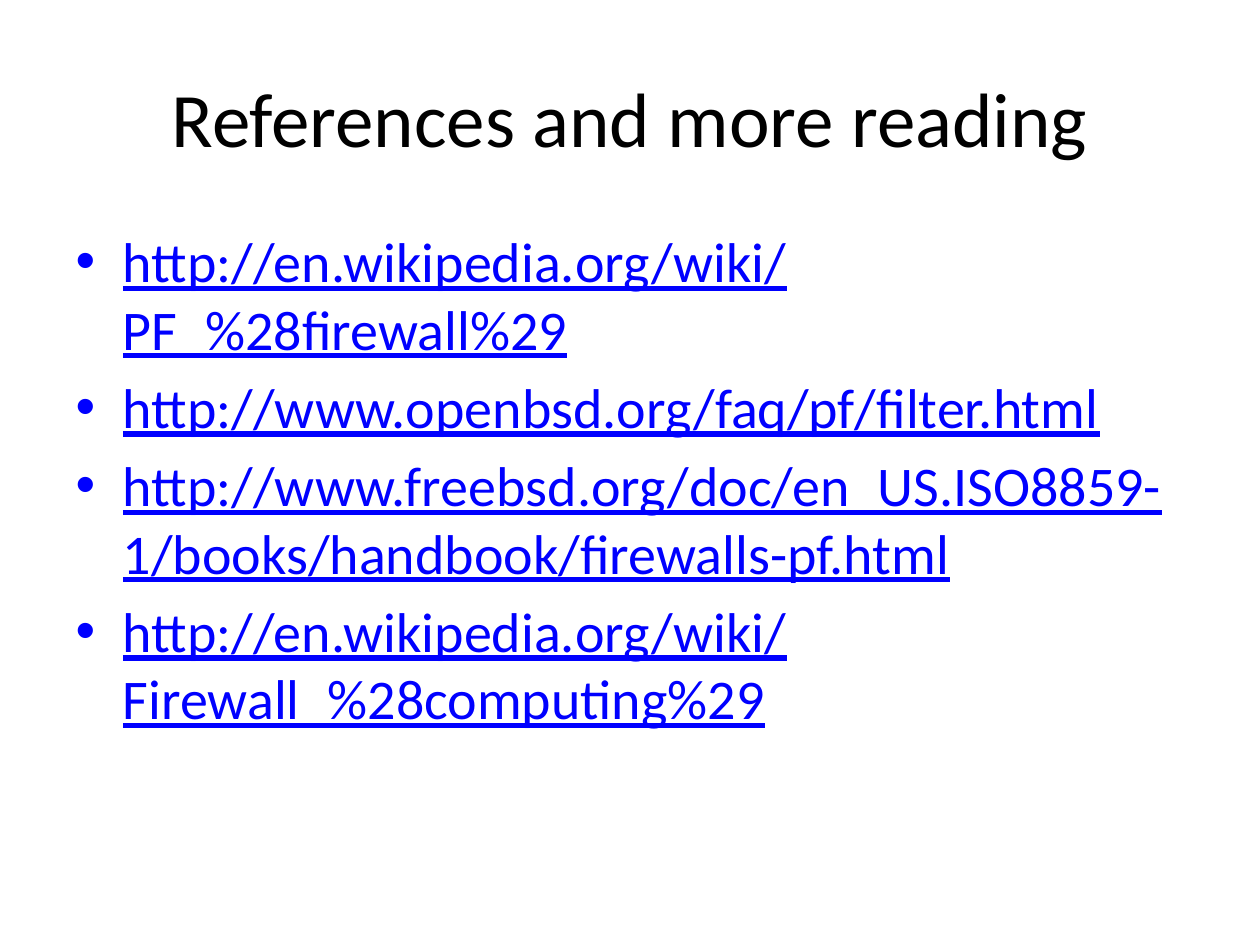
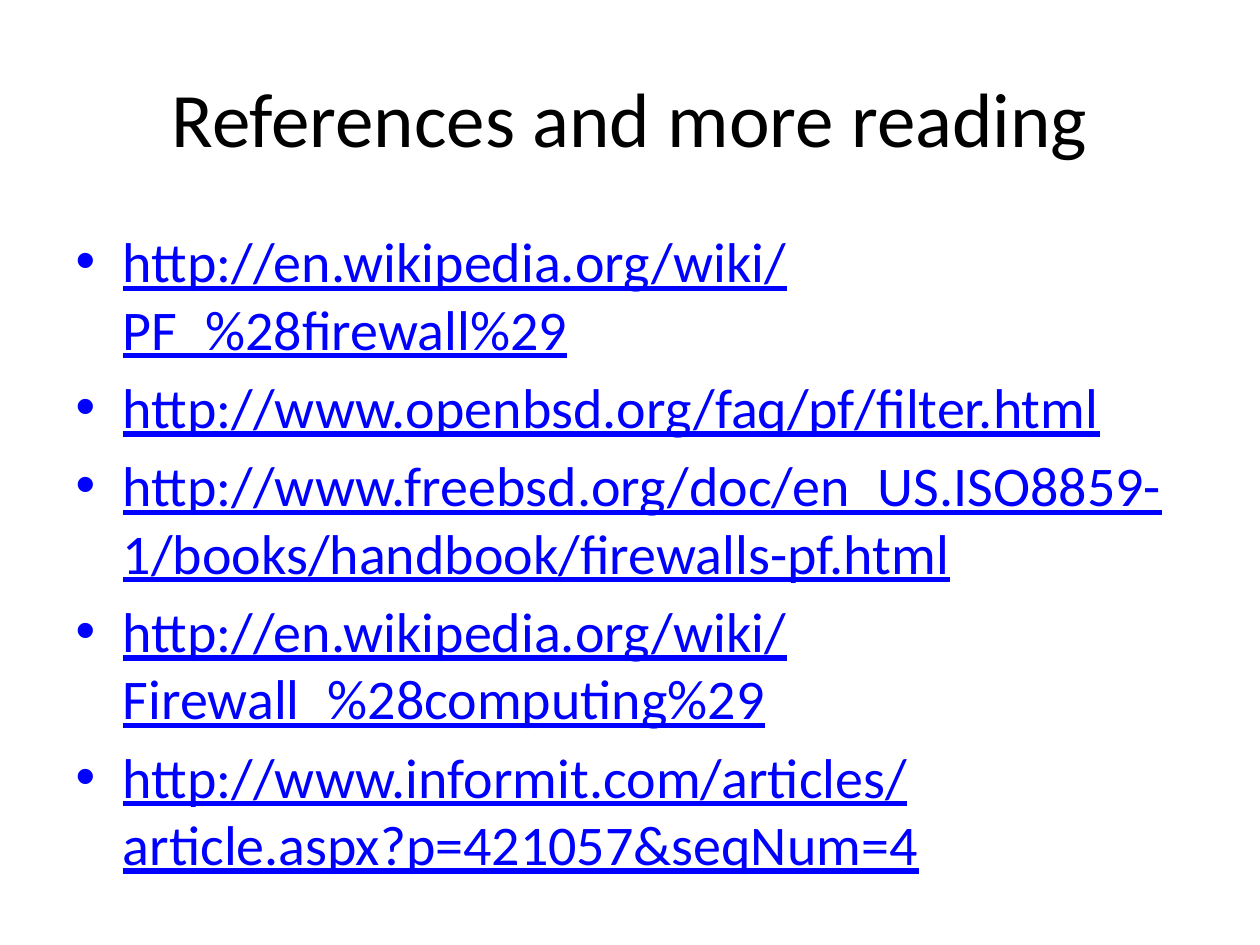
Before and after one commit to afnog/sse, a slide deck: slide 17 of firewalls/Firewalls_2019.pptx (slide 12 before the commit). Drawn at 1260x945 pixels with LibreOffice and Linux fonts; fonts in the diff are those of the drawing. Boxes give left, top, right and bottom in pixels: in the first picture for what was removed or moved away, otherwise in the second. Text is boxed around its words. In the diff, an @@ line names an element or a change of style, - is before the commit and + after.

```diff
--- a/firewalls/Firewalls_2019.pptx
+++ b/firewalls/Firewalls_2019.pptx
@@ text at <box>123,759,918,874</box>: paragraph added @@
+• http://www.informit.com/articles/article.aspx?p=421057&seqNum=4
```
Also in this commit, not shown: 5 slides added, 3 other files.
